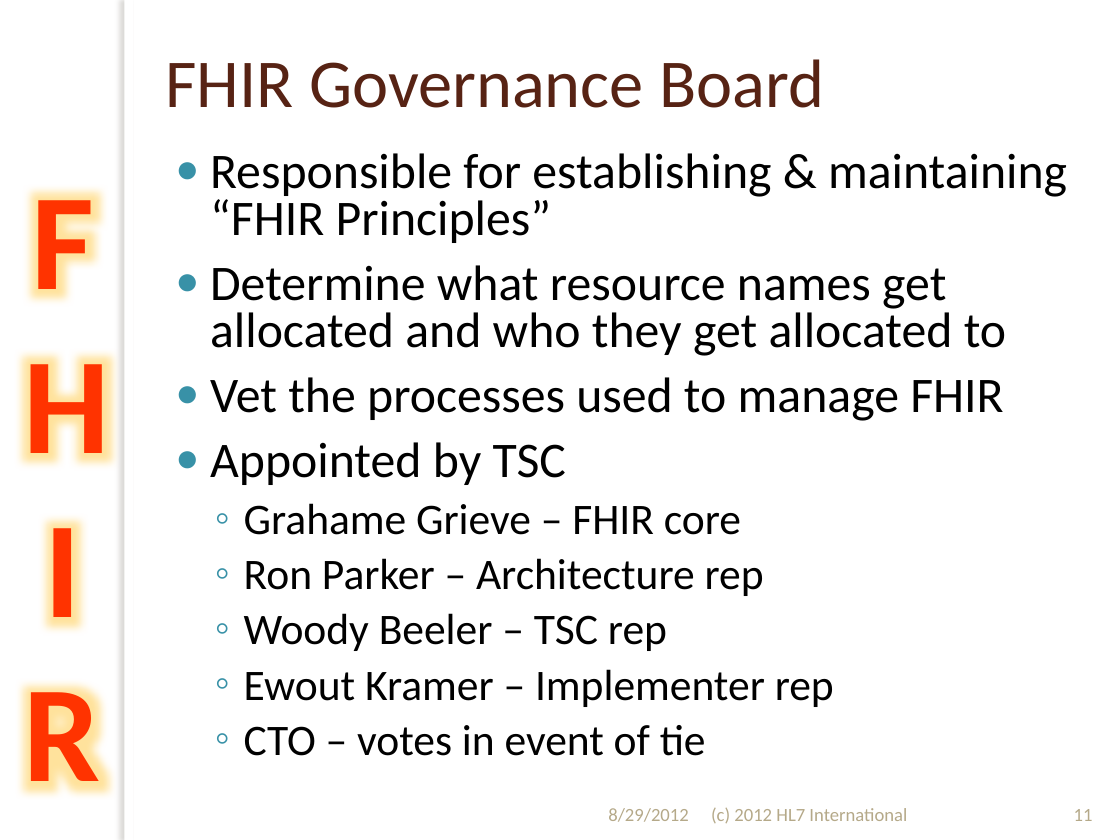
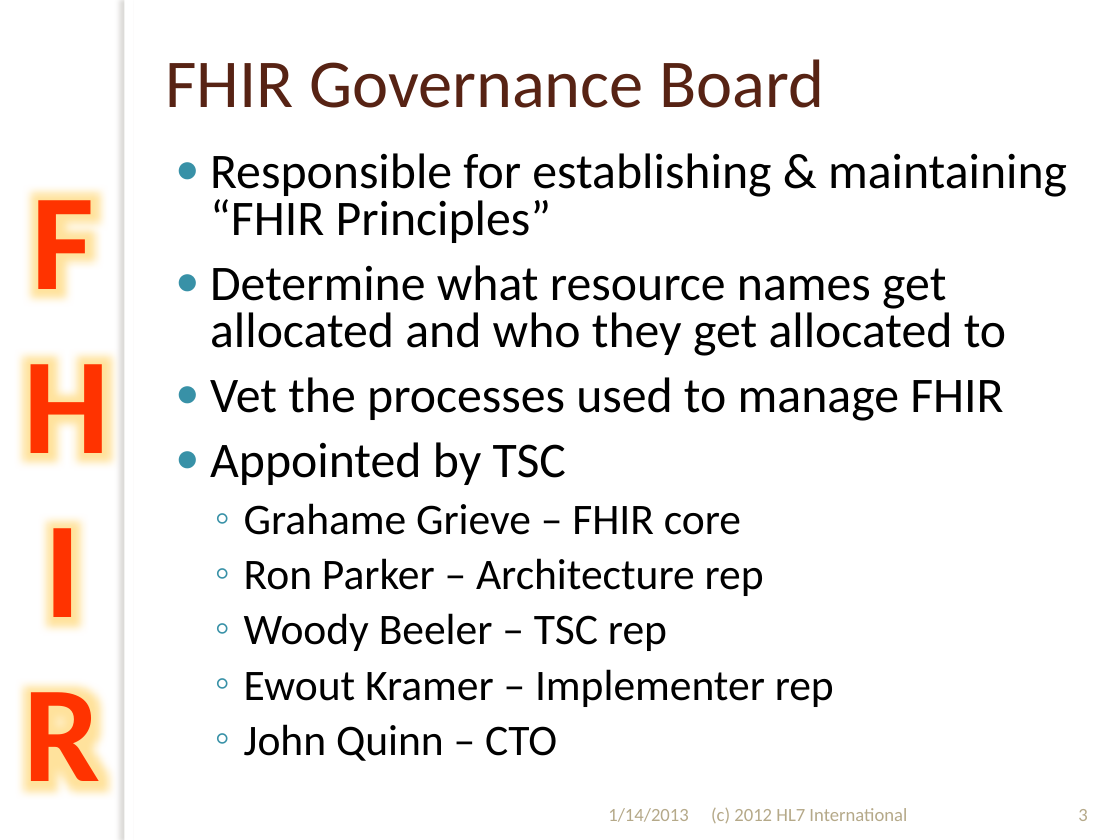
Before and after one commit to vista-novo/fhir, a slide deck: slide 3 of presentations/2012-Sept/201209 WGM Hands on with FHIR.pptx (slide 11 before the commit). Drawn at 1120x840 pixels with LibreOffice and Linux fonts; fonts in the diff are those of the drawing; background and template pictures are left out. Boxes give left, top, right and bottom in pixels: in the first picture for what was removed or moved away, otherwise in the second. Text is boxed around its words. In the diff, an @@ line names an element or a change of style, - is before the commit and + after.

```diff
--- a/presentations/2012-Sept/201209 WGM Hands on with FHIR.pptx
+++ b/presentations/2012-Sept/201209 WGM Hands on with FHIR.pptx
@@ text at [244, 724, 557, 761]: text changed @@
-  ◦ CTO – votes in event of tie
+  ◦ John Quinn – CTO
@@ text at [608, 808, 689, 822]: text changed @@
-8/29/2012
+1/14/2013
@@ page number at [1078, 809, 1087, 821]: text changed @@
-11
+3
```
Also in this commit, not shown: 47 other slides changed, 17 slides removed, 13 other files.
